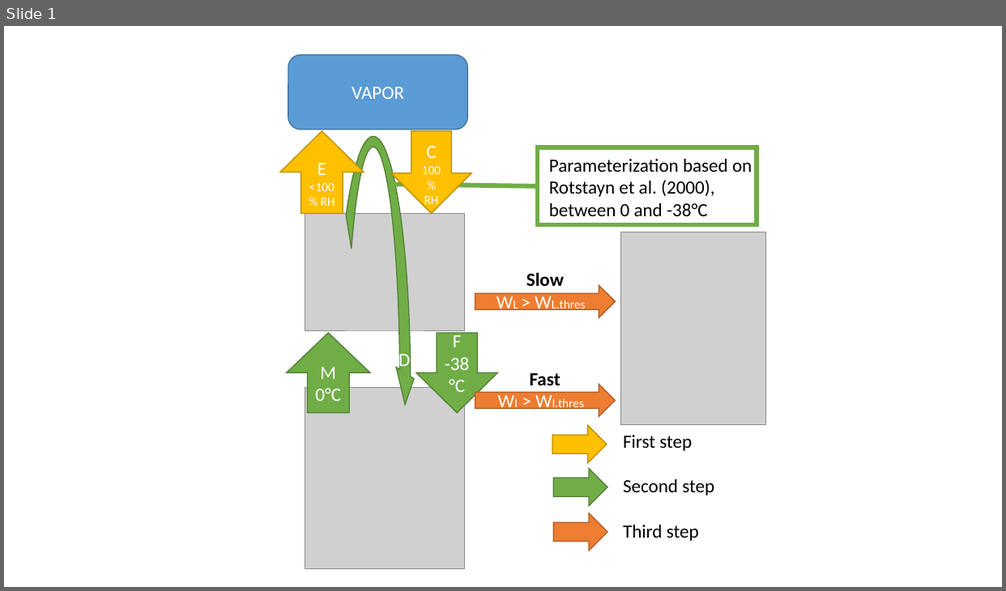
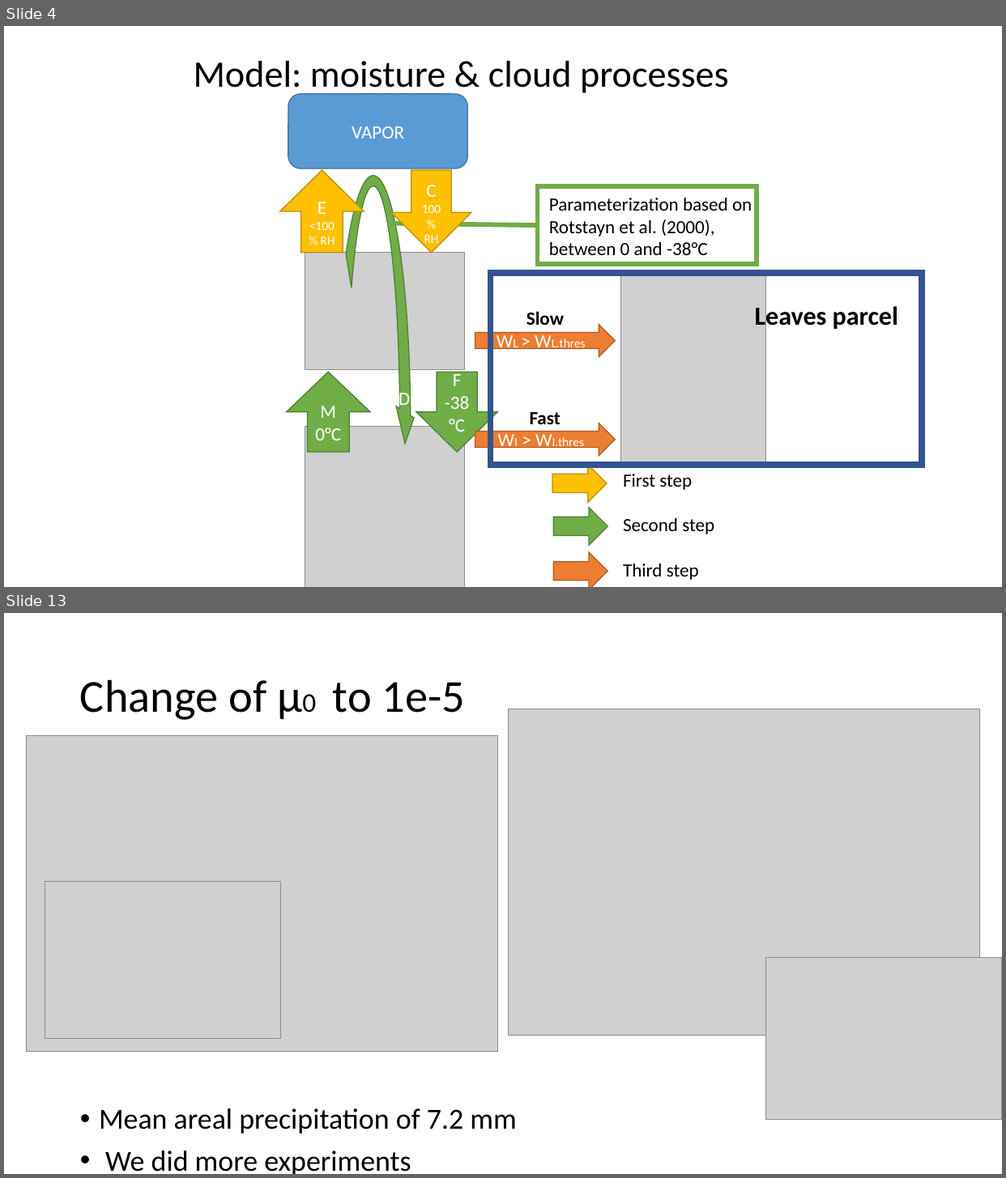
Before and after one commit to meteoNL/CloudParcelModel_SOACproject, a slide deck: model_representation.pptx. Shown one above the other, each under a label of ours: slide 1 before the commit, slides 4 and 13 after it; the slides between them are not shown. The pictures are 1006x591 and 1006x1178 pixels, drawn with LibreOffice and Linux fonts; fonts in the diff are those of the drawing; grey boxes stand for pictures. Boxes give left, top, right and bottom in pixels: in the first picture for what was removed or moved away, otherwise in the second. Text is boxed around its words. In the diff, an @@ line names an element or a change of style, - is before the commit and + after.

Commit message:
Cloud: parcel? Model? presentation version 1

```diff
--- a/model_representation.pptx
+++ b/model_representation.pptx
@@ slide 13 added at (4,613,1002,1174), background #FFFFFF @@
@@ title added at (80,679,465,720), 44 pt, text #000000 @@
+Change of μ0 to 1e-5
@@ picture added at (509,709,980,1035) @@
@@ picture added at (27,736,498,1051) @@
@@ picture added at (45,882,281,1040) @@
@@ picture added at (766,958,1002,1121) @@
@@ text added at (99,1109,516,1174), 28 pt, text #000000 @@
+• Mean areal precipitation of 7.2 mm
+• We did more experiments
@@ what was slide 1 is now slide 4 @@
@@ slide 4 changed as well @@
@@ text added at (194,61,729,96), 36 pt, text #000000 @@
+Model: moisture & cloud processes
@@ 5 texts, 5 right arrows, 3 pictures, 2 up arrows, 2 down arrows, 1 rounded rectangle, 1 circular arrow, 1 rectangle, 1 line: place and size @@
-5 texts, 5 right arrows, 3 pictures, 2 up arrows, 2 down arrows, 1 rounded rectangle, 1 circular arrow, 1 rectangle, 1 line at (280,55,765,587)
+5 texts, 5 right arrows, 3 pictures, 2 up arrows, 2 down arrows, 1 rounded rectangle, 1 circular arrow, 1 rectangle, 1 line at (280,94,765,587)
@@ rectangle added at (491,273,923,465), outline #325491 6 pt @@
@@ text added at (755,303,898,331), 25 pt, text #000000, bold @@
+Leaves parcel
```
Also in this commit, not shown: 1 other slide changed, 18 other slides added.
